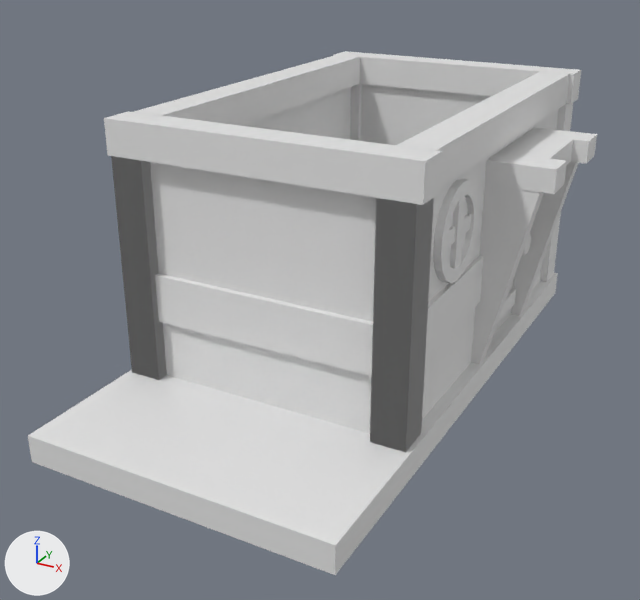
What one commit did to the Blender file untitled.blend.
One viewpoint serves both versions: a 50 mm lens placed at (1.46, -2.81, -0.01), pointed at (-0.07, -0.03, -1.4). Lighting does not change. The marker at lower left points along +X, +Y and +Z.
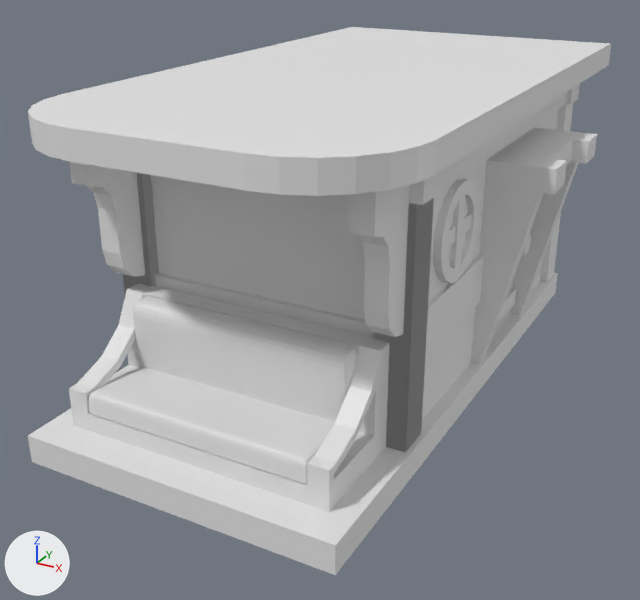
Patch to the scene script:
```diff
--- a/untitled.blend.py
+++ b/untitled.blend.py
@@ me_cube_031 @@
+me_cube_031.from_pydata(...)  # 32 vertices, 18 faces; spans x -0.64..0.64, y -0.16..2.22, z -0.05..0.05
@@ me_cube_030 @@
+me_cube_030.from_pydata(...)  # 32 vertices, 22 faces; spans x -0.01..1.0, y -1.88..1.0, z -4.44..2.58
@@ me_cube_029 @@
+me_cube_029.from_pydata(...)  # 90 vertices, 88 faces; spans x -0.411..0.411, y 0.026..0.344, z -0.343..-0.037
@@ me_cube_028 @@
+me_cube_028.from_pydata(...)  # 54 vertices, 51 faces; spans x 0.0..0.481, y 0.026..0.414, z -0.414..-0.037
@@ ob_cube_030 @@
+ob_cube_030 = bpy.data.objects.new('Cube.030', me_cube_031)
+ob_cube_030.location = (0.0, -0.9, -0.595)
@@ ob_cube_029 @@
+ob_cube_029 = bpy.data.objects.new('Cube.029', me_cube_030)
+ob_cube_029.location = (0.449, -0.682, -0.832)
+ob_cube_029.scale = (0.0758, 0.0758, 0.0758)
+_m = ob_cube_029.modifiers.new('Mirror', 'MIRROR')
+_m.mirror_object = ob_cube
@@ ob_cube_028 @@
+ob_cube_028 = bpy.data.objects.new('Cube.028', me_cube_029)
+ob_cube_028.location = (0.0, -1.013, -1.17)
+_m = ob_cube_028.modifiers.new('Subdivision', 'SUBSURF')
+_m.levels = 2
@@ ob_cube_027 @@
+ob_cube_027 = bpy.data.objects.new('Cube.027', me_cube_028)
+ob_cube_027.location = (0.0, -1.013, -1.17)
+_m = ob_cube_027.modifiers.new('Mirror', 'MIRROR')
+_m.use_clip = True
+_m.mirror_object = ob_cube
```

What differs and where, as boxes (x1, y1, x2, y2) in the pictures (640 x 600 px):
'Cube.030', added
    after: (28, 27, 611, 196)
'Cube.028', added
    after: (89, 296, 357, 484)
'Cube.027', added
    after: (69, 283, 389, 512)
'Cube.029', added
    after: (69, 161, 409, 337)
'Cube.004', unchanged, covered by the edit
    before: (104, 111, 442, 205)
    after: (409, 172, 441, 205)
'Cube.006', unchanged, covered by the edit
    before: (134, 55, 569, 188)
    after: (440, 91, 568, 188)
'Cube.008', unchanged, covered by the edit
    before: (155, 274, 373, 376)
    after: (155, 274, 373, 337)
'Cube.005', unchanged, covered by the edit
    before: (333, 51, 581, 104)
    after: (566, 84, 580, 104)
